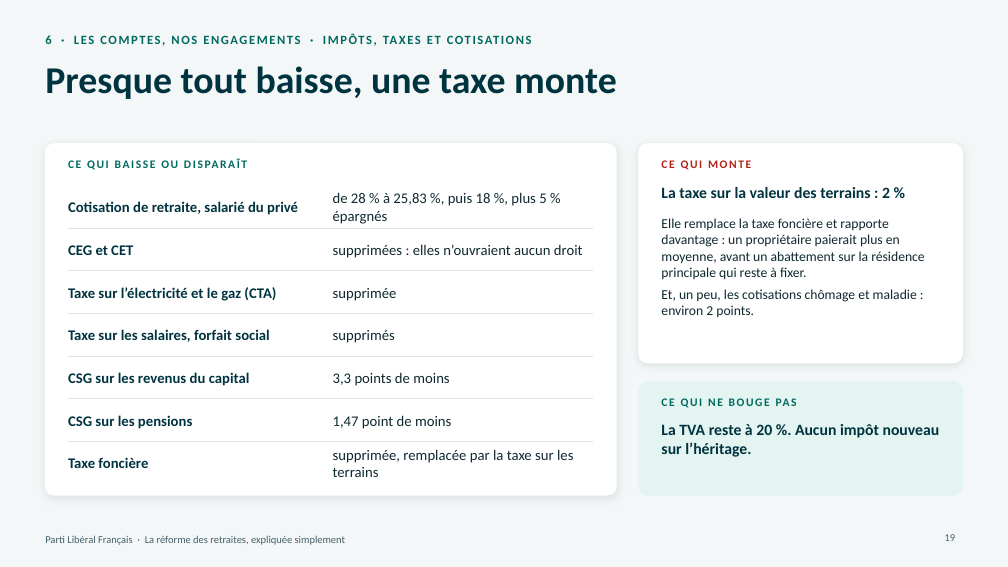
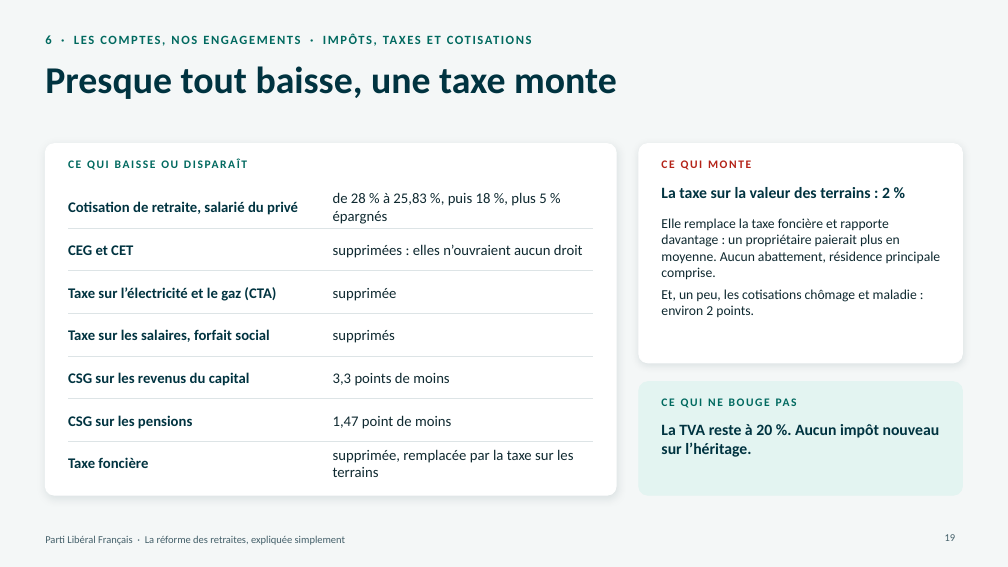
Before and after one commit to g-pliberal/retraitecomptenotionelle, a slide deck: slide 19 of docs/presentation_adherents_17_novembre_2026.pptx. Drawn at 1008x567 pixels with LibreOffice and Linux fonts; fonts in the diff are those of the drawing. Boxes give left, top, right and bottom in pixels: in the first picture for what was removed or moved away, otherwise in the second. Text is boxed around its words. In the diff, an @@ line names an element or a change of style, - is before the commit and + after.

```diff
--- a/docs/presentation_adherents_17_novembre_2026.pptx
+++ b/docs/presentation_adherents_17_novembre_2026.pptx
@@ text at <box>661,218,941,280</box>: text changed @@
-Elle remplace la taxe foncière et rapporte davantage : un propriétaire paierait plus en moyenne, avant un abattement sur la résidence principale qui reste à fixer.
+Elle remplace la taxe foncière et rapporte davantage : un propriétaire paierait plus en moyenne. Aucun abattement, résidence principale comprise.
```
